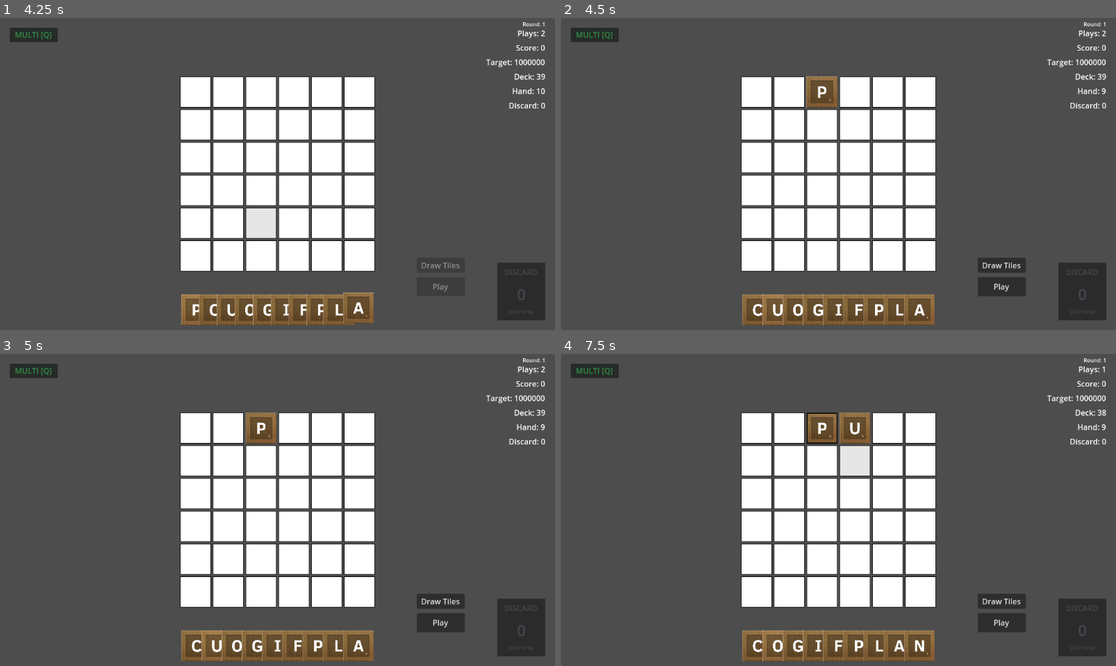
Above: before the commit, frames 1-4 (two rows, left to right).
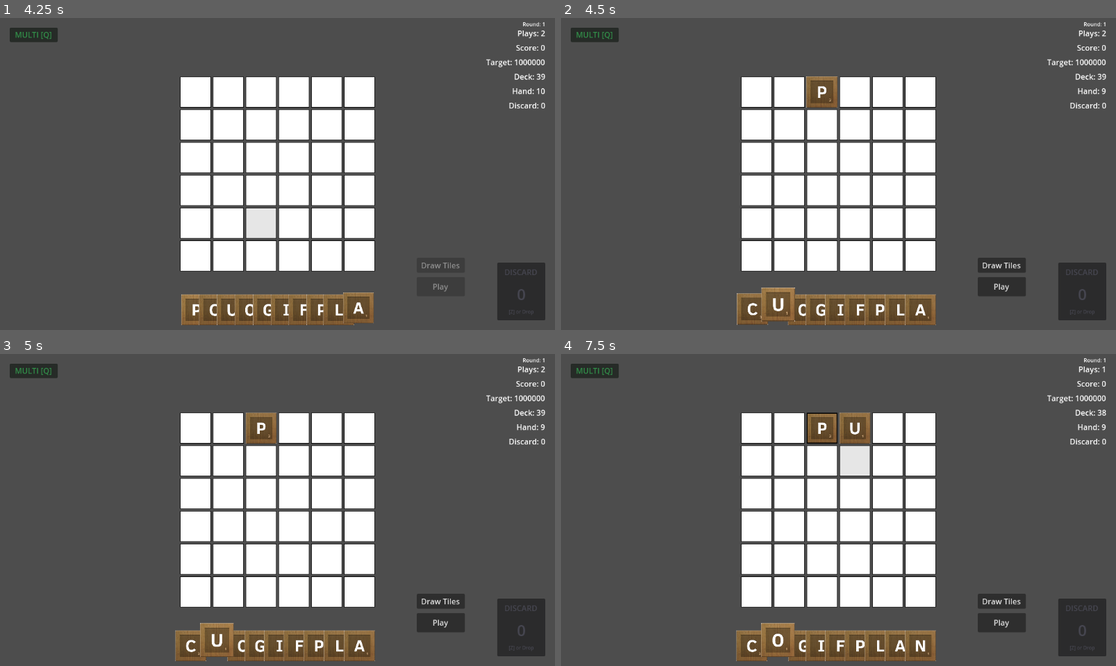
Above: after the commit, the same moments.

Repository: rcmilan/godot-scrabblerabble
Game: Godot game, scene res://scenes/title_screen/title_screen.tscn
Same seed, same stepped clock (60 frames per second), same inputs: the game is played once before the commit and once after it.
Inputs (mouse positions are in pixels of both pictures, inside the frame that each line leads up to):
- Up to frame 1 (4.25 s): click "New Game" at 0.5 s; click "New Game" at 1.25 s; click "Start Run" at 2 s; tap Enter (ui_accept) at 2.75, 3.5 s; drag from (194, 92) to (333, 105) at 2.77 s; drag from (227, 92) to (249, 236) at 3.52 s
- Up to frame 2 (4.5 s): tap Space (confirm_action) at 4.25 s; move the mouse to (821, 92) at 4.27 s; hold D (navigate_right) from 4.28 s (still down); hold L (draw_tiles) from 4.28 s (still down); click (821, 92) at 4.42 s
- Up to frame 3 (5 s): keep holding D (navigate_right); keep holding L (draw_tiles)
- Up to frame 4 (7.5 s): release D (navigate_right) at 5 s; release L (draw_tiles) at 5 s; click "Play" at 5 s; click "Draw Tiles" at 5.75 s; tap Enter (ui_accept) at 6.5 s; drag from (821, 428) to (672, 463) at 6.52 s; tap Space (confirm_action) at 7.25 s; drag from (855, 428) to (866, 510) at 7.27 s

Frame 1 is identical in both runs. In frame 2, 1.3% of the frame differs, in the area x 31-68%, y 86-99%; in frame 3, 1.2%; in frame 4, 1.3%.

Commit message:
feat: trigger hand fan hover animation on keyboard cursor navigation
Co-Authored-By: Claude Sonnet 4.6 <noreply@anthropic.com>

Diff:
--- a/scenes/hand/hand.gd
+++ b/scenes/hand/hand.gd
@@ -33,6 +33,11 @@
 ## Sets the SelectionManager reference (injected by Main).
 func set_selection_manager(sm: SelectionManager) -> void:
 	_selection = sm
+
+
+## Returns the HandFanLayout instance for this hand.
+func get_fan_layout() -> HandFanLayout:
+	return _fan_layout
 
 
 # === Public API: Tile Management ===
--- a/scenes/ui/focus_cursor/focus_cursor.gd
+++ b/scenes/ui/focus_cursor/focus_cursor.gd
@@ -138,14 +138,17 @@
 		return
 	if _highlighted_hand_tile and is_instance_valid(_highlighted_hand_tile):
 		_highlighted_hand_tile.set_cursor_highlighted(false)
+		_hand.get_fan_layout().remove_hover_effect(_highlighted_hand_tile)
 	_highlighted_hand_tile = new_tile
 	if _highlighted_hand_tile:
 		_highlighted_hand_tile.set_cursor_highlighted(true)
+		_hand.get_fan_layout().apply_hover_effect(_highlighted_hand_tile)
 
 
 func _clear_hand_tile_highlight() -> void:
 	if _highlighted_hand_tile and is_instance_valid(_highlighted_hand_tile):
 		_highlighted_hand_tile.set_cursor_highlighted(false)
+		_hand.get_fan_layout().remove_hover_effect(_highlighted_hand_tile)
 	_highlighted_hand_tile = null
 
 
--- a/scripts/animation/hand/hand_fan_layout.gd
+++ b/scripts/animation/hand/hand_fan_layout.gd
@@ -108,6 +108,18 @@
 	_base_positions.clear()
 	_tile_tweens.clear()
 
+
+## Triggers the hover push effect for the given tile as if it were mouse-hovered.
+## Called by FocusCursor for keyboard/controller navigation.
+func apply_hover_effect(tile: Tile) -> void:
+	_on_tile_mouse_entered(tile)
+
+
+## Removes the hover push effect for the given tile.
+## Called by FocusCursor when cursor moves away.
+func remove_hover_effect(tile: Tile) -> void:
+	_on_tile_mouse_exited(tile)
+
 # =============================================================================
 # SPACING ALGORITHM
 # =============================================================================
